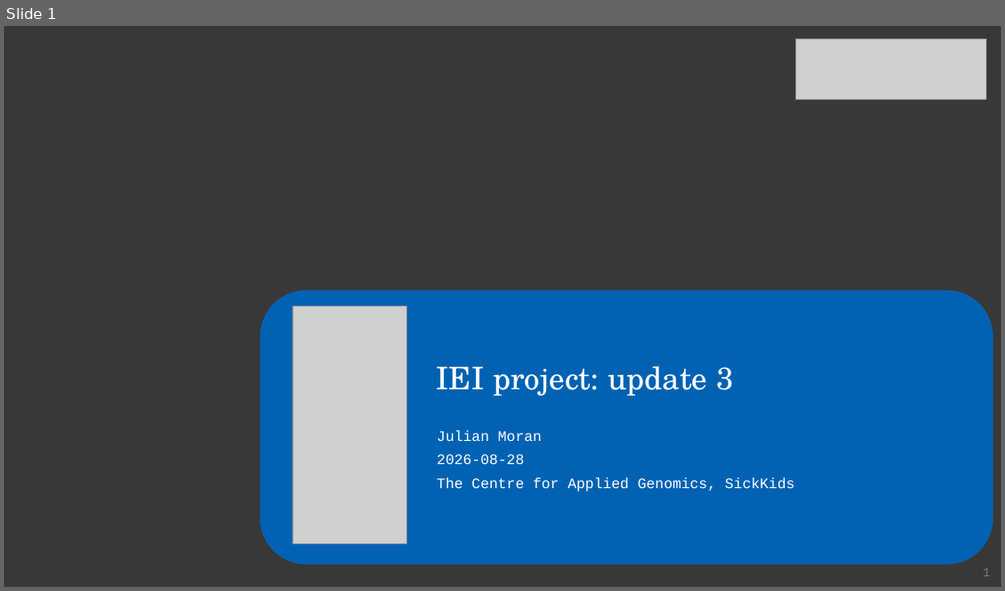
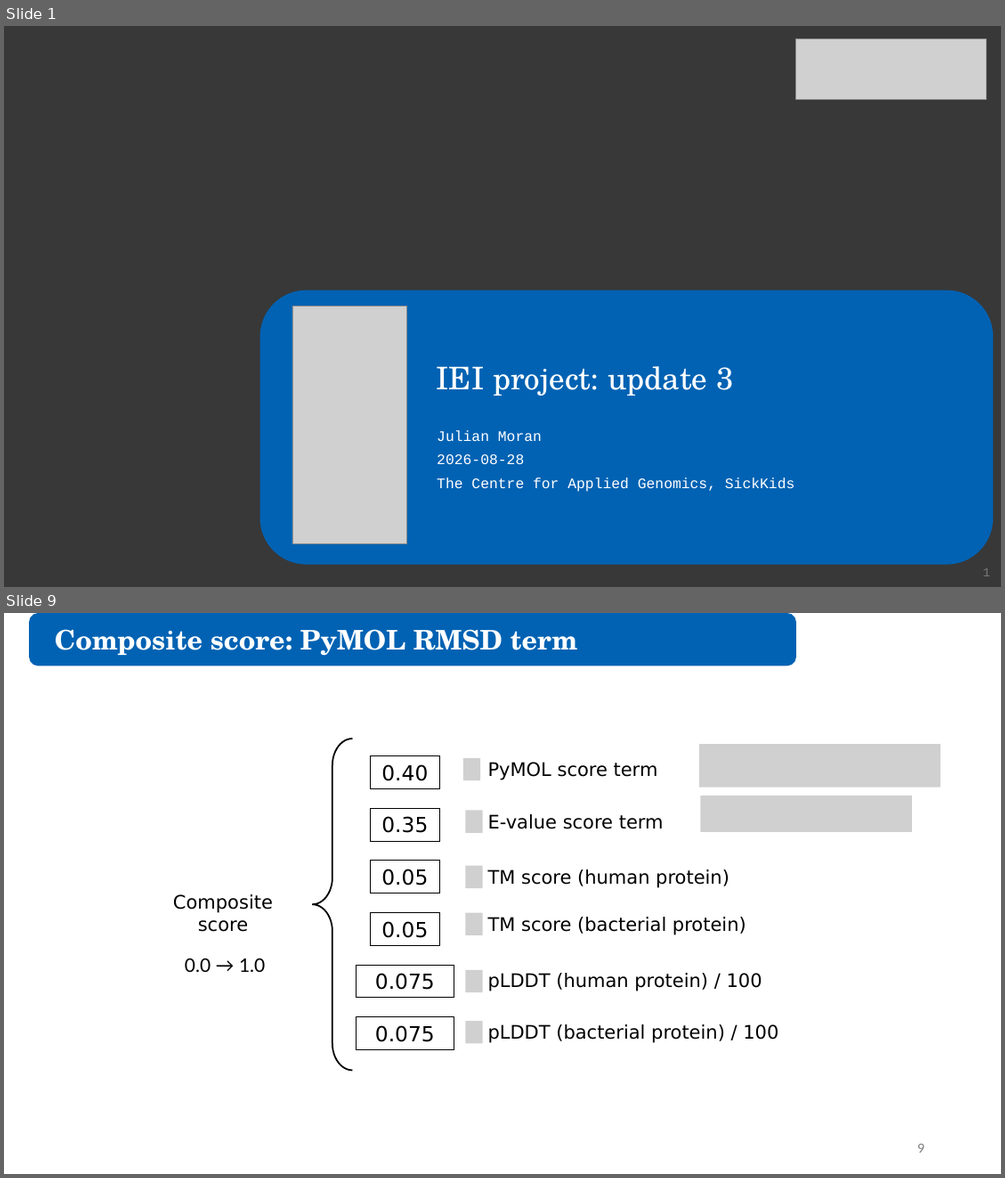
Before and after one commit to juliandeanmoran/BISSH, a slide deck: reports/2026-08-28_projectUpdate_3/2026-08-28_projectUpdate_3_jmoran.pptx. Shown one above the other, each under a label of ours: slide 1 before the commit, slides 1 and 9 after it; the slides between them are not shown. The pictures are 1005x591 and 1005x1178 pixels, drawn with LibreOffice and Linux fonts; fonts in the diff are those of the drawing; grey boxes stand for pictures; background and template pictures are left out. Boxes give left, top, right and bottom in pixels: in the first picture for what was removed or moved away, otherwise in the second. Text is boxed around its words. In the diff, an @@ line names an element or a change of style, - is before the commit and + after.

Commit message:
Added slide about composite scoring term weights.

```diff
--- a/reports/2026-08-28_projectUpdate_3/2026-08-28_projectUpdate_3_jmoran.pptx
+++ b/reports/2026-08-28_projectUpdate_3/2026-08-28_projectUpdate_3_jmoran.pptx
@@ slide 9 added at [4, 613, 1001, 1174], background #FFFFFF @@
@@ rounded rectangle added at [30, 614, 795, 666], fill #0162B3, outline #0162B3 1.5 pt @@
@@ text added at [55, 629, 578, 656], 26 pt, text #FFFFFF, bold @@
+Composite score: PyMOL RMSD term
@@ left brace added at [312, 738, 353, 1070], outline #000000 1.5 pt @@
@@ picture added at [699, 744, 941, 787] @@
@@ rectangle added at [371, 755, 440, 788], outline #000000 0.75 pt, 20 pt, text #000000 @@
+0.40
@@ picture added at [463, 758, 480, 780] @@
@@ text added at [488, 762, 658, 780], 18 pt, text #000000 @@
+PyMOL score term
@@ picture added at [700, 795, 912, 832] @@
@@ rectangle added at [371, 808, 440, 841], outline #000000 0.75 pt, 20 pt, text #000000 @@
+0.35
@@ picture added at [465, 811, 483, 833] @@
@@ text added at [488, 814, 663, 829], 18 pt, text #000000 @@
+E-value score term
@@ rectangle added at [371, 860, 440, 893], outline #000000 0.75 pt, 20 pt, text #000000 @@
+0.05
@@ picture added at [465, 866, 483, 888] @@
@@ text added at [488, 869, 729, 888], 18 pt, text #000000 @@
+TM score (human protein)
@@ text added at [173, 894, 273, 932], 18 pt, text #000000 @@
+Composite score
@@ rectangle added at [371, 913, 440, 946], outline #000000 0.75 pt, 20 pt, text #000000 @@
+0.05
@@ picture added at [465, 913, 483, 935] @@
@@ text added at [488, 916, 746, 935], 18 pt, text #000000 @@
+TM score (bacterial protein)
@@ text added at [185, 957, 265, 972], 18 pt, text #000000 @@
+0.0 → 1.0
@@ rectangle added at [356, 965, 453, 997], outline #000000 0.75 pt, 20 pt, text #000000 @@
+0.075
@@ picture added at [465, 970, 483, 992] @@
@@ text added at [488, 973, 762, 991], 18 pt, text #000000 @@
+pLDDT (human protein) / 100
@@ rectangle added at [356, 1017, 453, 1050], outline #000000 0.75 pt, 20 pt, text #000000 @@
+0.075
@@ picture added at [465, 1021, 483, 1043] @@
@@ text added at [488, 1024, 778, 1043], 18 pt, text #000000 @@
+pLDDT (bacterial protein) / 100
@@ page number added at [917, 1143, 924, 1152], 12 pt, text #797979 @@
+9
```
Also in this commit, not shown: 5 slides changed, 4 other slides added, 1 slide removed.
